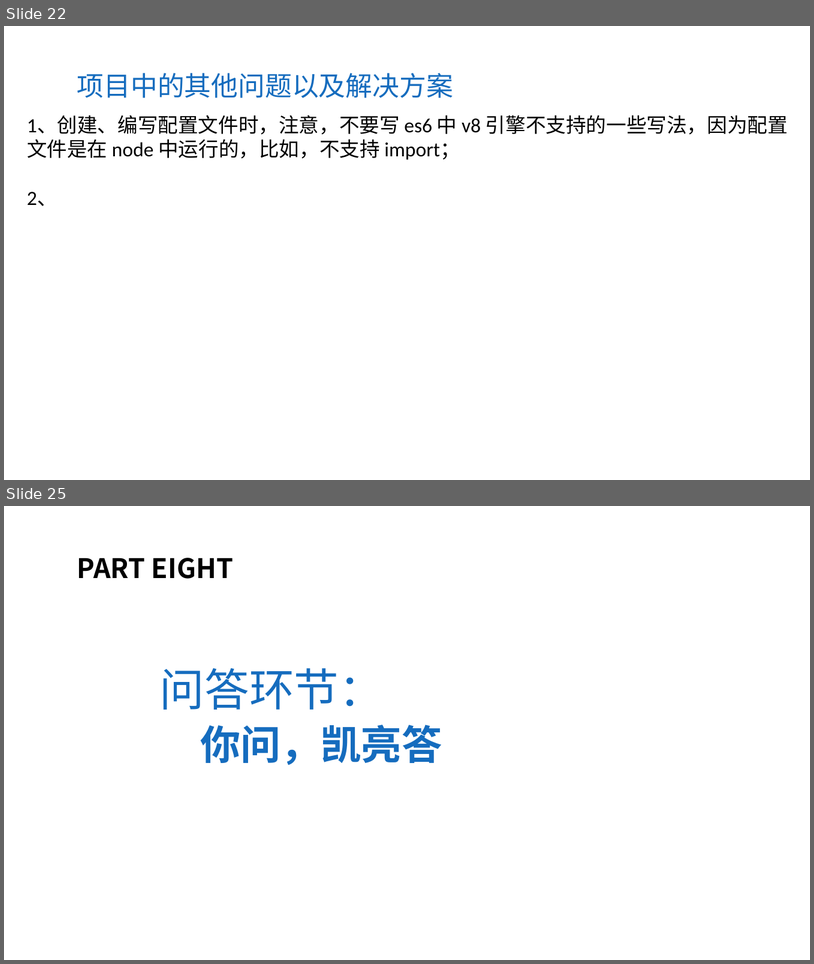
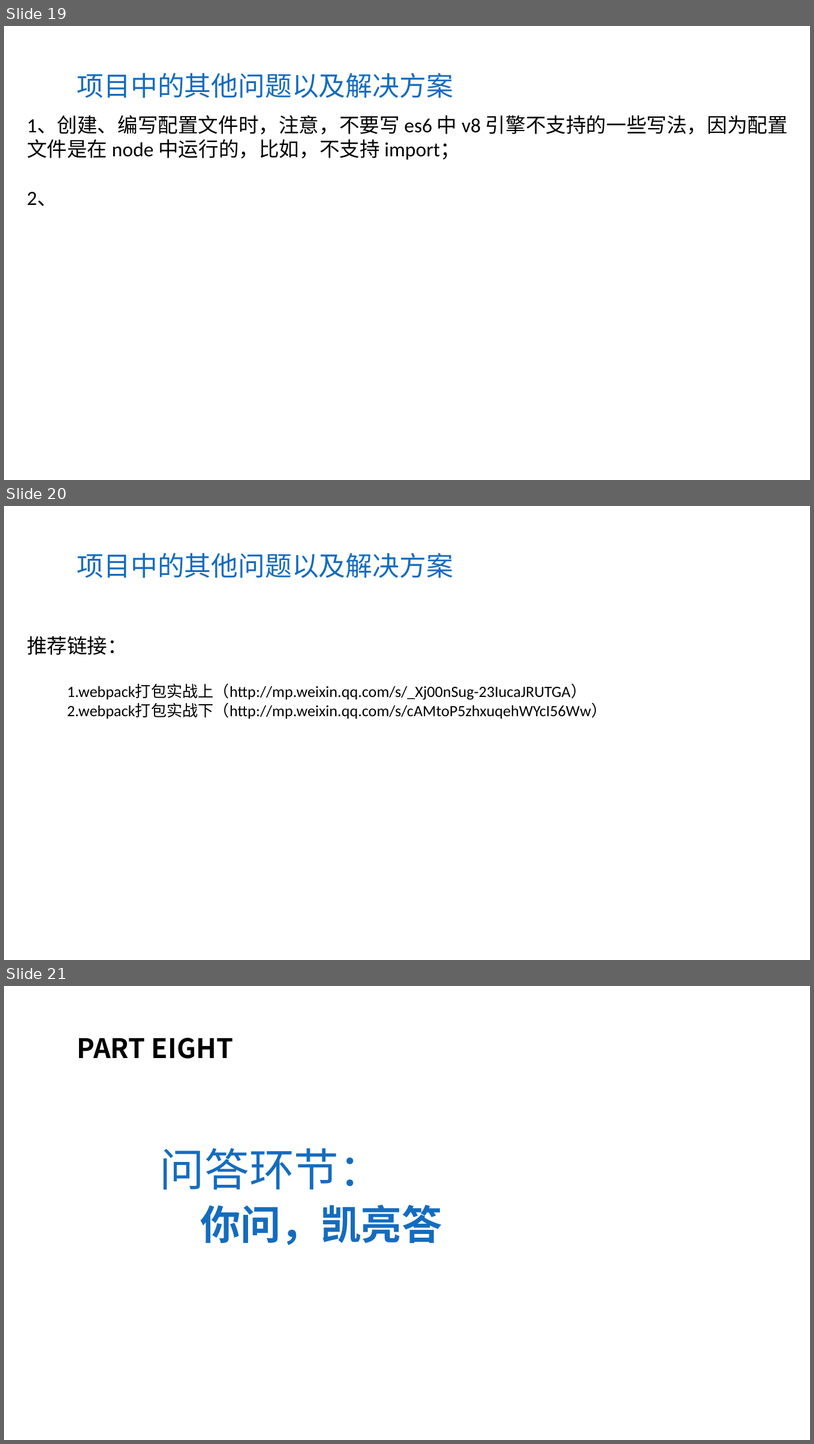
Before and after one commit to aYangLi/webpack-share, a slide deck: 20171208-李晨阳-Vue.js多页面项目Webpack配置方案.pptx. Shown one above the other, each under a label of ours: slides 22 and 25 before the commit, slides 19, 20 and 21 after it; the slides between them are not shown. The pictures are 814x964 and 814x1444 pixels, drawn with LibreOffice and Linux fonts; fonts in the diff are those of the drawing; background and template pictures are left out. Boxes give left, top, right and bottom in pixels: in the first picture for what was removed or moved away, otherwise in the second. Text is boxed around its words. In the diff, an @@ line names an element or a change of style, - is before the commit and + after.

```diff
--- a/20171208-李晨阳-Vue.js多页面项目Webpack配置方案.pptx
+++ b/20171208-李晨阳-Vue.js多页面项目Webpack配置方案.pptx
@@ slide 20 added at box(4, 506, 810, 960), background picture (left out) @@
@@ text added at box(77, 553, 453, 578), 24 pt, text #156CBE @@
+项目中的其他问题以及解决方案
@@ text added at box(27, 636, 608, 719), 14 pt, text #000000 @@
+推荐链接：
+1.webpack打包实战上（http://mp.weixin.qq.com/s/_Xj00nSug-23IucaJRUTGA）
+2.webpack打包实战下（http://mp.weixin.qq.com/s/cAMtoP5zhxuqehWYcI56Ww）
@@ what was slide 22 is now slide 19 @@
@@ what was slide 25 is now slide 21 @@
```
Also in this commit, not shown: 2 slides changed, 5 slides removed.
